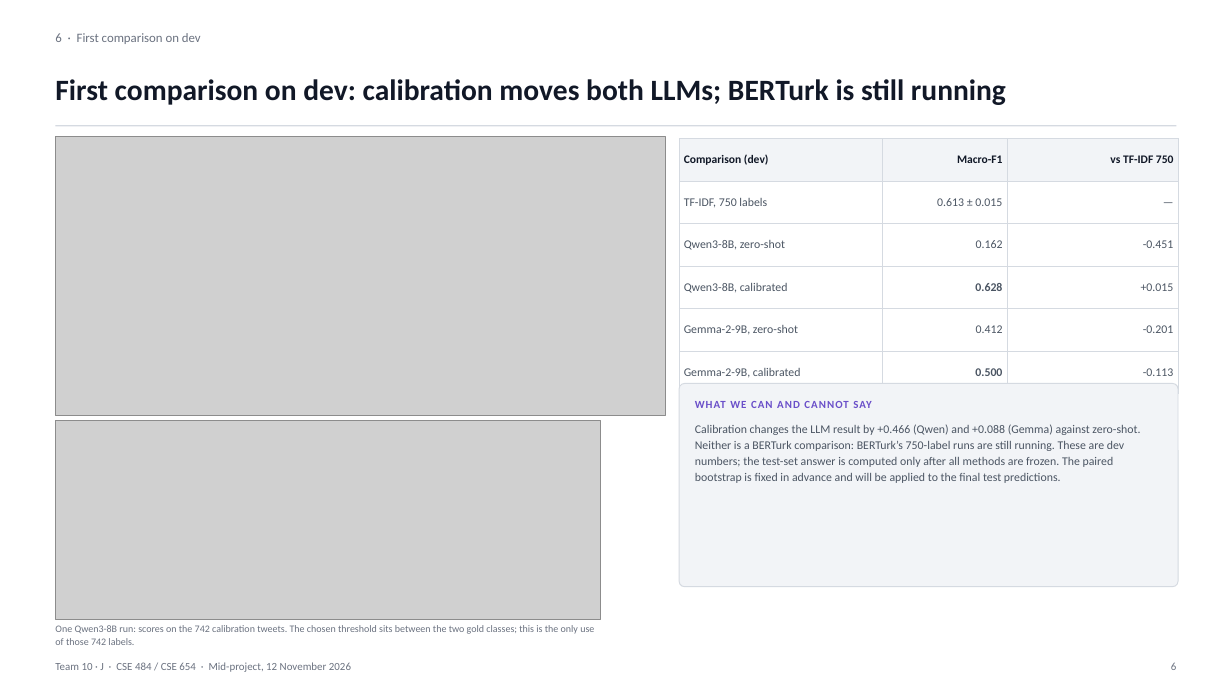
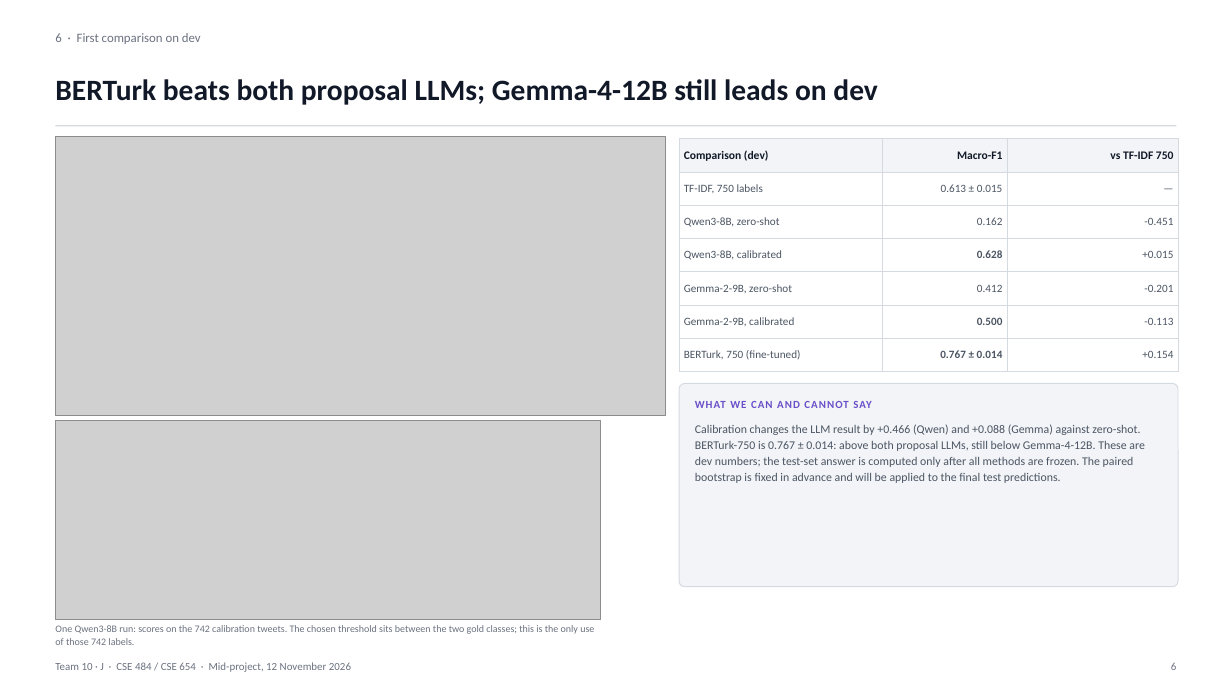
Before and after one commit to VesileHann/offenseval-tr-midproject, a slide deck: slide 6 of paper/Team10_MidProject.pptx. Drawn at 1232x693 pixels with LibreOffice and Linux fonts; fonts in the diff are those of the drawing; grey boxes stand for pictures. Boxes give left, top, right and bottom in pixels: in the first picture for what was removed or moved away, otherwise in the second. Text is boxed around its words. In the diff, an @@ line names an element or a change of style, - is before the commit and + after.

Commit message:
paper: refresh deck and PDF with BERTurk and Ablation A results

```diff
--- a/paper/Team10_MidProject.pptx
+++ b/paper/Team10_MidProject.pptx
@@ text at bbox=[55, 79, 878, 105]: text changed @@
-First comparison on dev: calibration moves both LLMs; BERTurk is still running
+BERTurk beats both proposal LLMs; Gemma-4-12B still leads on dev
@@ table at bbox=[679, 139, 1178, 363] @@
+row 7: BERTurk, 750 (fine-tuned) | 0.767 ± 0.014 | +0.154
@@ text at bbox=[695, 424, 1145, 483]: text changed @@
-Calibration changes the LLM result by +0.466 (Qwen) and +0.088 (Gemma) against zero-shot. Neither is a BERTurk comparison: BERTurk’s 750-label runs are still running. These are dev numbers; the test-set answer is computed only after all methods are frozen. The paired bootstrap is fixed in advance and will be applied to the final test predictions.
+Calibration changes the LLM result by +0.466 (Qwen) and +0.088 (Gemma) against zero-shot. BERTurk-750 is 0.767 ± 0.014: above both proposal LLMs, still below Gemma-4-12B. These are dev numbers; the test-set answer is computed only after all methods are frozen. The paired bootstrap is fixed in advance and will be applied to the final test predictions.
```
Also in this commit, not shown: 7 other slides changed, 1 other file.
